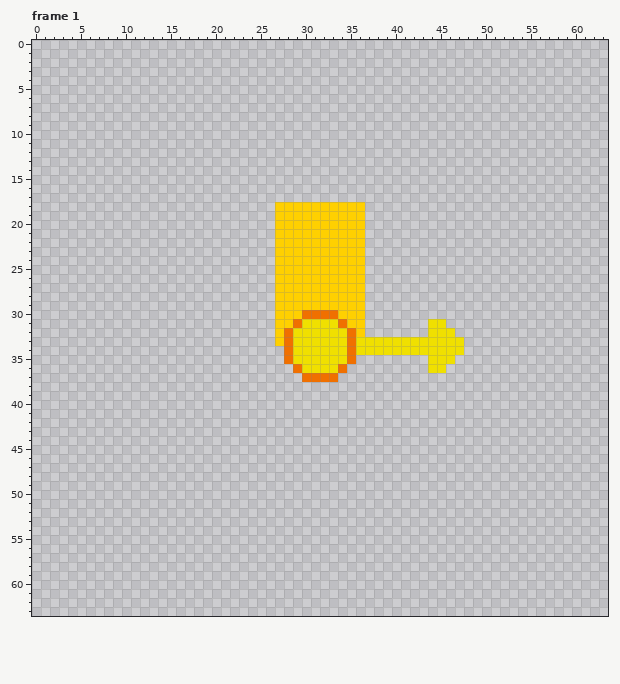
Two versions of one pixel-art file, images/enemies/fragment/attack.ase. Above: the version before the commit.
64x64 pixels, 7 frames. Shown: frame 1. The commit also changed other frames, which this record leaves out.
The result:
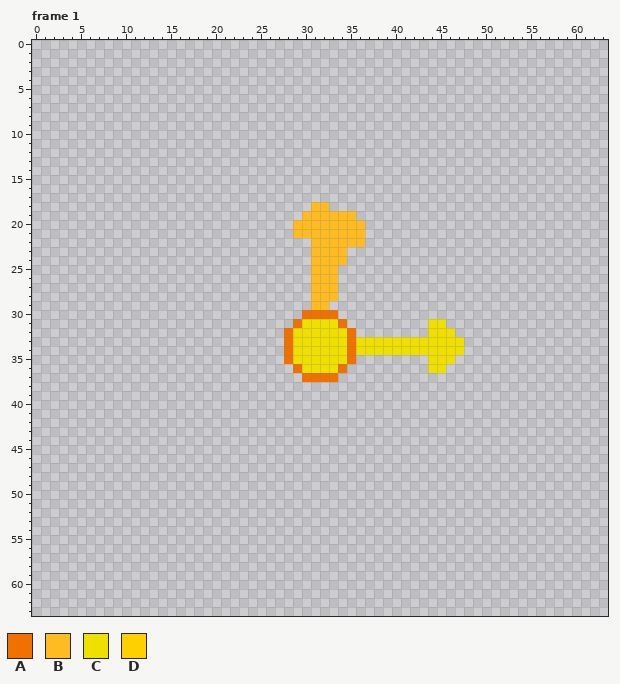
Palette (. is transparent): A #f07000  B #ffbb22  C #f0e000  D #ffd000
From old to new:
Changed rows in their new state; - is an unchanged pixel.
Frame 1:
first column x 27:
18 ....BB....
19 ...BBBBBB.
20 ..BBBBBBBB
21 ..BBBBBBBB
22 ....BBBBBB
23 ....BBBB..
24 ....BBBB..
25 ....BBB...
26 ....BBB...
27 ....BBB...
28 ....BBB...
29 ....BB....
30 ...----...
31 ..------..
32 .--------.
33 .---------
Boxes around the changes in both pictures, in picture pixels (x1, y1, x2, y2):
changed: (275, 202, 365, 346)
